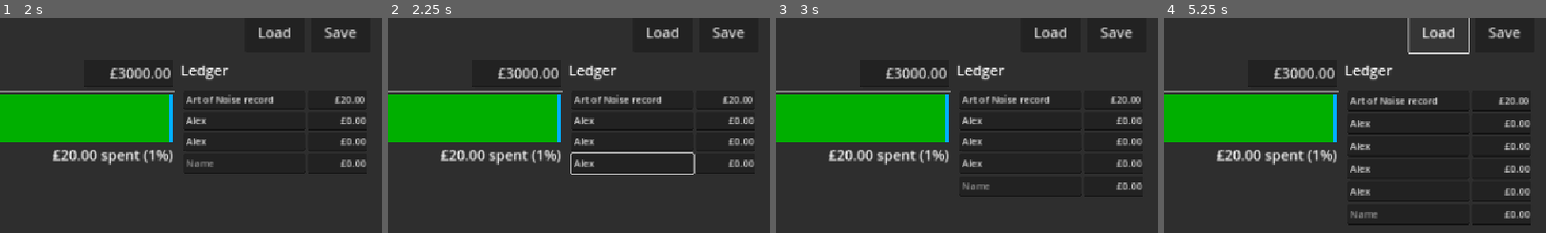
Above: before the commit, frames 1-4 (left to right).
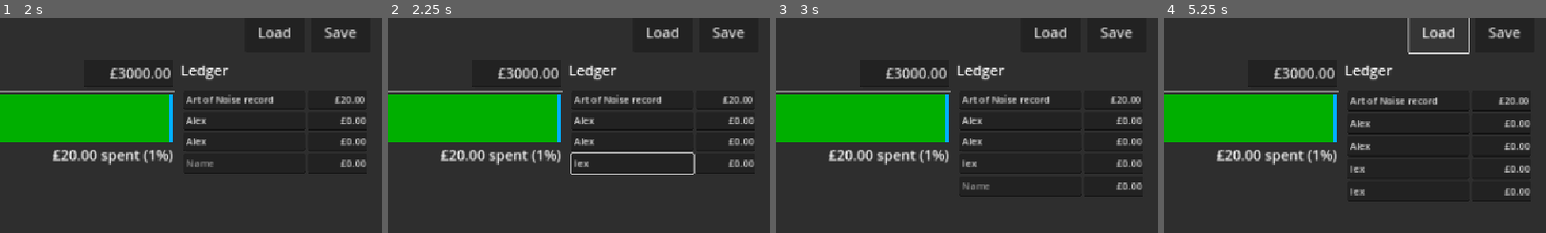
Above: after the commit, the same moments.

Repository: phrasmotica/budget-visualiser
Game: Godot game, scene res://app.tscn
Two runs of this game, one before a commit and one after it. Both use one fixed random seed, a clock stepped at 60 frames per second and the inputs below.
Inputs (mouse positions are % of the whole screen's width and height, from its top left):
- Up to frame 1 (2 s): click (82, 28) at 0.52 s; type "Alex" at 0.6 s; click (82, 33) at 0.75 s; type "Alex" at 0.83 s; click "New transaction" at 1.25 s
- Up to frame 2 (2.25 s): click (82, 38) at 2.02 s; type "Alex" at 2.1 s
- Up to frame 3 (3 s): click "New transaction" at 2.75 s
- Up to frame 4 (5.25 s): click (82, 43) at 3.52 s; type "Alex" at 3.6 s; click "New transaction" at 4.25 s; click "Load" at 5 s
The pictures show only the part of the screen within x 50-100%, y 4-54%; the shares and areas given below are measured in that part.

Frame 1 is identical in both runs. In frame 2, 0.1% of the frame differs, in the area x 48-54%, y 65-70%; in frame 3, 0.1%; in frame 4, 1.0%, in the area x 48-96%, y 68-97%.

Commit message:
Ensure a new transaction input isn't holding a transaction resource until once of its controls has been used

Diff:
--- a/scripts/ledger_panel.gd
+++ b/scripts/ledger_panel.gd
@@ -81,7 +81,6 @@
 
 func _on_new_transaction_button_pressed() -> void:
 	var ti: TransactionInput = transaction_input_scene.instantiate()
-	ti.transaction = null
 
 	transaction_input_container.add_child(ti)
 	transaction_inputs.append(ti)
--- a/scripts/transaction_input.gd
+++ b/scripts/transaction_input.gd
@@ -29,20 +29,13 @@
 signal delete_transaction(transaction: Transaction)
 
 func _ready():
-	if not transaction:
-		transaction = Transaction.new()
-		transaction.id = randi()
-
-		adjust()
-
-	transaction.changed.connect(handle_transaction_changed)
-
 	update_name()
 	update_amount()
 	update_delete_mode()
 
 func adjust():
-	adjust_transaction.emit(transaction)
+	if transaction:
+		adjust_transaction.emit(transaction)
 
 func update_name():
 	if name_edit:
@@ -65,10 +58,23 @@
 
 	adjust()
 
+func ensure_transaction():
+	if not transaction:
+		transaction = Transaction.new()
+		transaction.id = randi()
+
+		transaction.changed.connect(handle_transaction_changed)
+
+		adjust()
+
 func _on_name_edit_text_changed(new_text: String) -> void:
+	ensure_transaction()
+
 	transaction.set_transaction_name(new_text, false)
 
 func _on_name_edit_text_submitted(new_text: String) -> void:
+	ensure_transaction()
+
 	transaction.set_transaction_name(new_text, true)
 
 	adjust()
@@ -77,6 +83,8 @@
 	adjust()
 
 func _on_amount_edit_amount_changed(x: float) -> void:
+	ensure_transaction()
+
 	transaction.amount = x
 
 	adjust()
